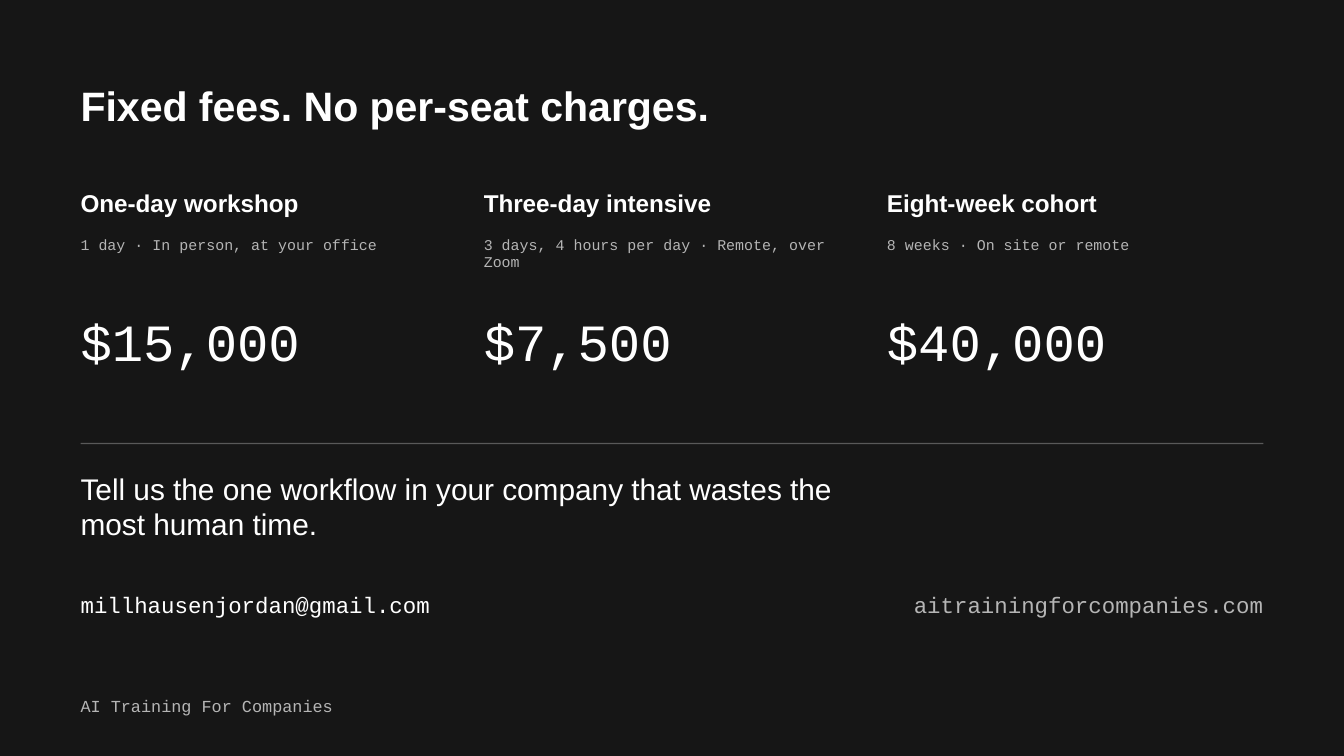
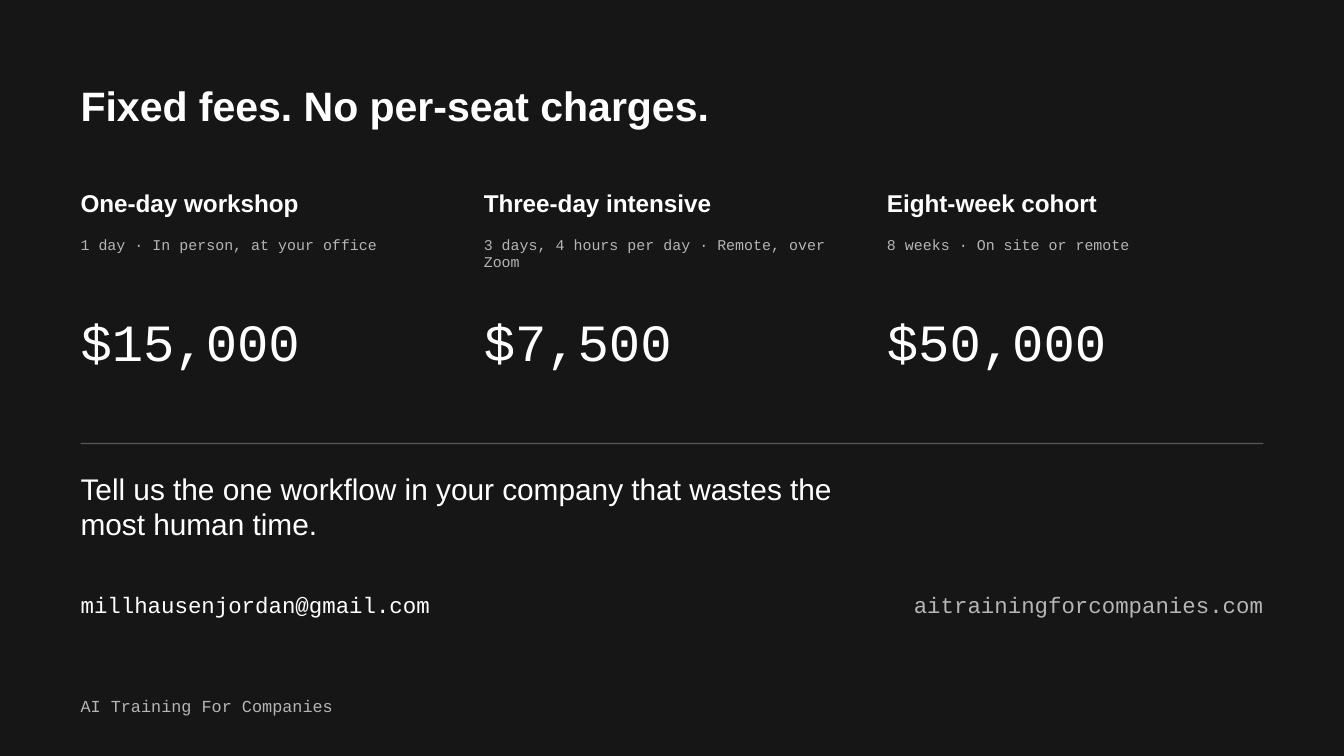
Before and after one commit to wonderfly123/ai-training-for-companies, a slide deck: slide 10 of docs/deck/AI-Training-For-Companies.pptx. Drawn at 1344x756 pixels with LibreOffice and Linux fonts; fonts in the diff are those of the drawing. Boxes give left, top, right and bottom in pixels: in the first picture for what was removed or moved away, otherwise in the second. Text is boxed around its words. In the diff, an @@ line names an element or a change of style, - is before the commit and + after.

```diff
--- a/docs/deck/AI-Training-For-Companies.pptx
+++ b/docs/deck/AI-Training-For-Companies.pptx
@@ text at [887,323,1106,371]: text changed @@
-$40,000
+$50,000
```
Also in this commit, not shown: 1 other slide changed, 2 other files.
